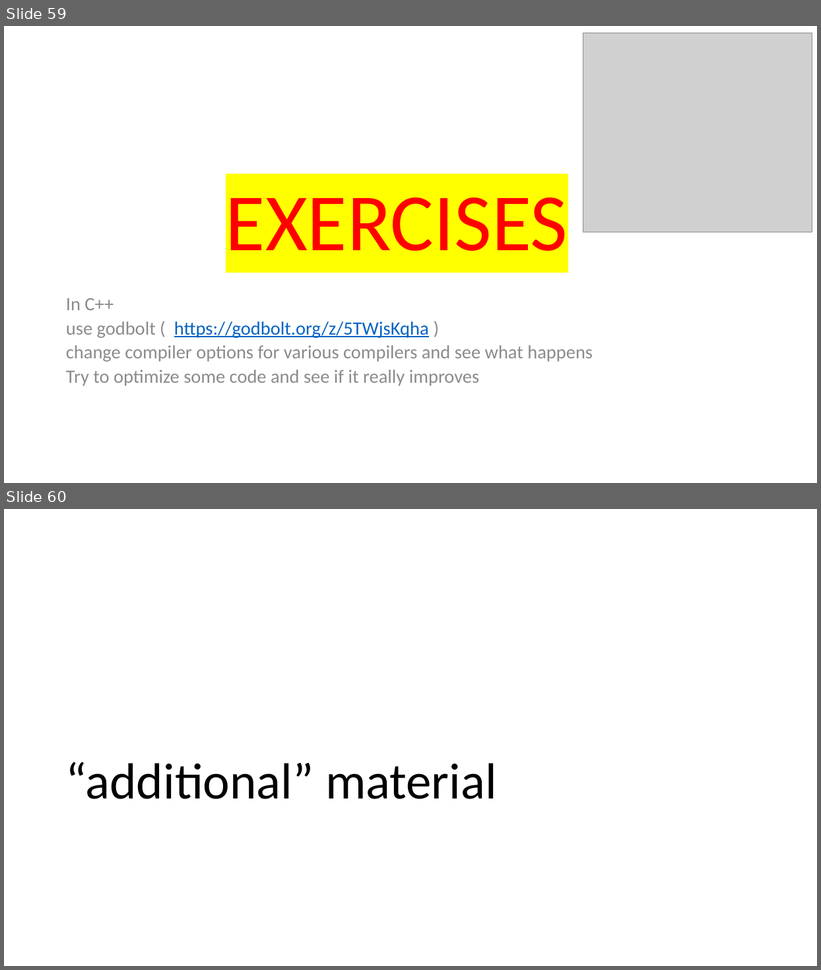
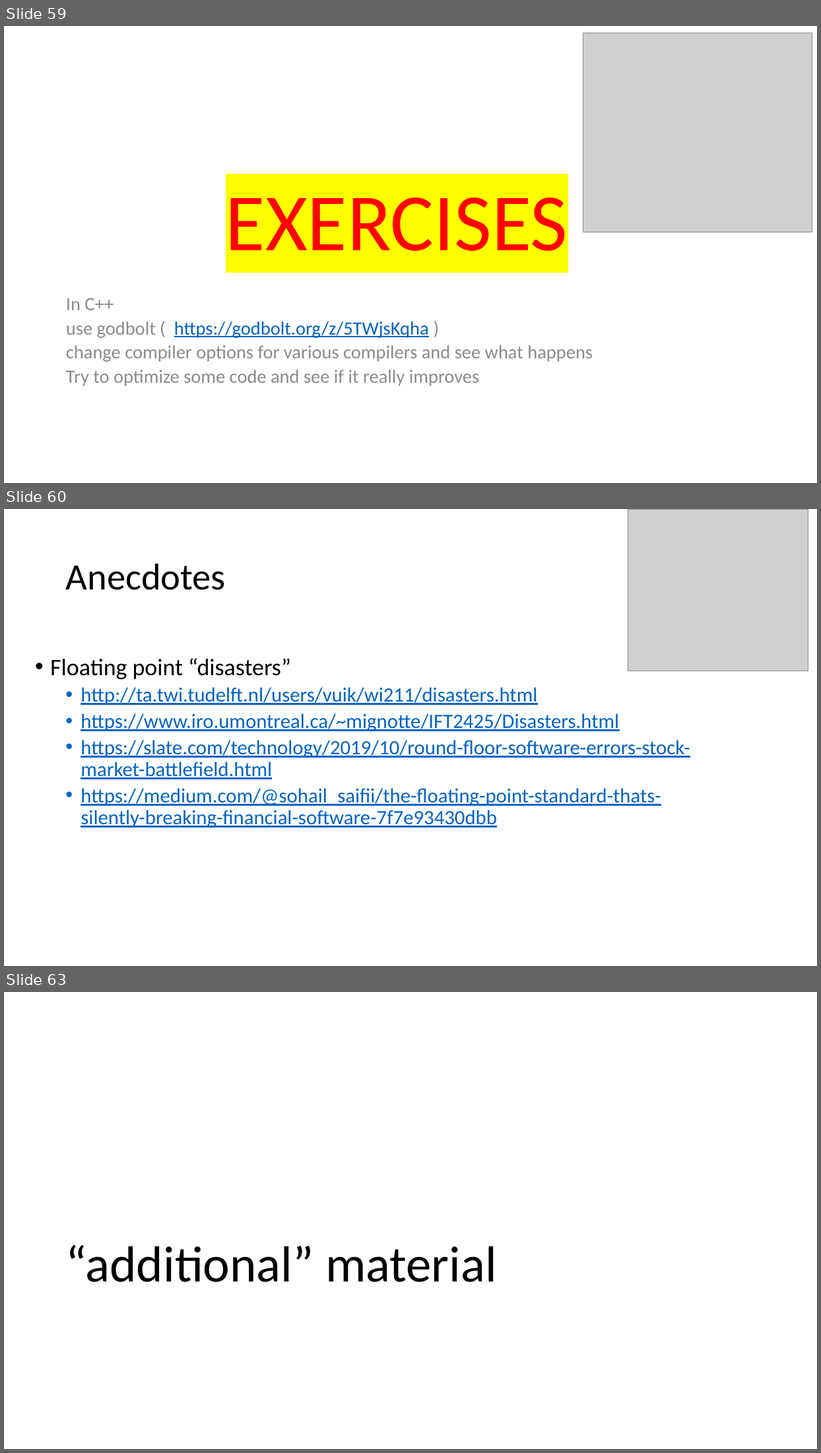
Before and after one commit to VinInn/FPCourse, a slide deck: Slides/FPforScientist.pptx. Shown one above the other, each under a label of ours: slides 59 and 60 before the commit, slides 59, 60 and 63 after it; the slides between them are not shown. The pictures are 821x970 and 821x1453 pixels, drawn with LibreOffice and Linux fonts; fonts in the diff are those of the drawing; grey boxes stand for pictures. Boxes give left, top, right and bottom in pixels: in the first picture for what was removed or moved away, otherwise in the second. Text is boxed around its words. In the diff, an @@ line names an element or a change of style, - is before the commit and + after.

```diff
--- a/Slides/FPforScientist.pptx
+++ b/Slides/FPforScientist.pptx
@@ slide 60 added at (x1=4, y1=509, x2=817, y2=966), background #FFFFFF @@
@@ picture added at (x1=628, y1=509, x2=808, y2=671) @@
@@ title added at (x1=66, y1=563, x2=226, y2=590), 44 pt, text #000000 @@
+Anecdotes
@@ text added at (x1=50, y1=658, x2=690, y2=828), 24 pt, text #0563C1, underline @@
+• Floating point “disasters”
+  • http://ta.twi.tudelft.nl/users/vuik/wi211/disasters.html
+  • https://www.iro.umontreal.ca/~mignotte/IFT2425/Disasters.html
+  • https://slate.com/technology/2019/10/round-floor-software-errors-stock-market-battlefield.html
+  • https://medium.com/@sohail_saifii/the-floating-point-standard-thats-silently-breaking-financial-software-7f7e93430dbb
@@ what was slide 60 is now slide 63 @@
```
Also in this commit, not shown: 6 slides changed, 2 other slides added.
